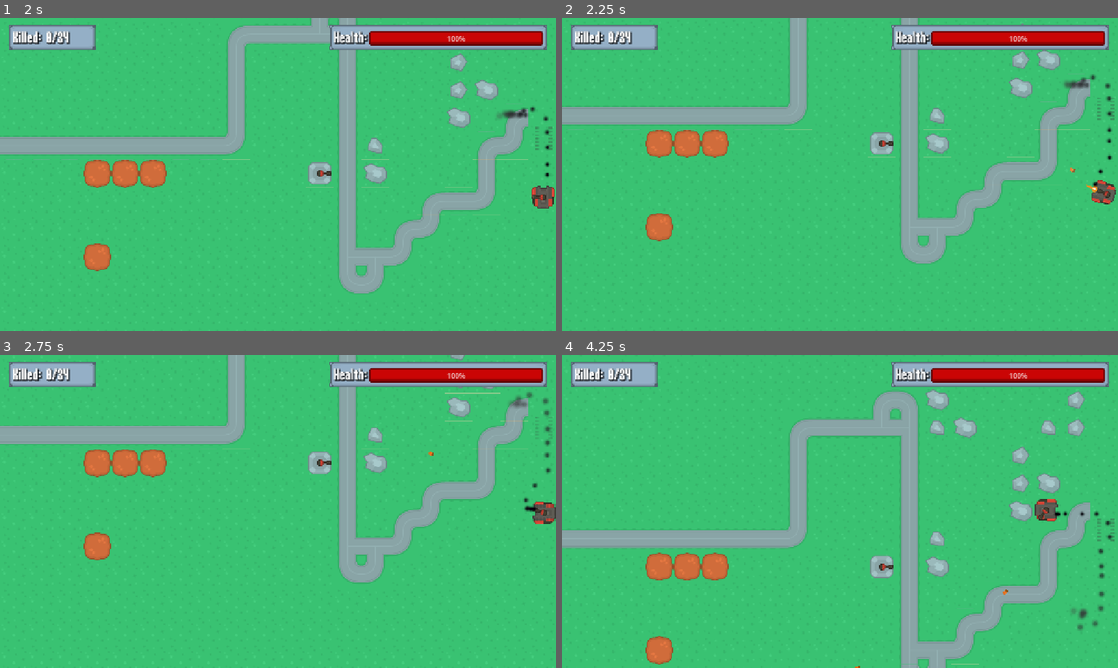
Above: before the commit, frames 1-4 (two rows, left to right).
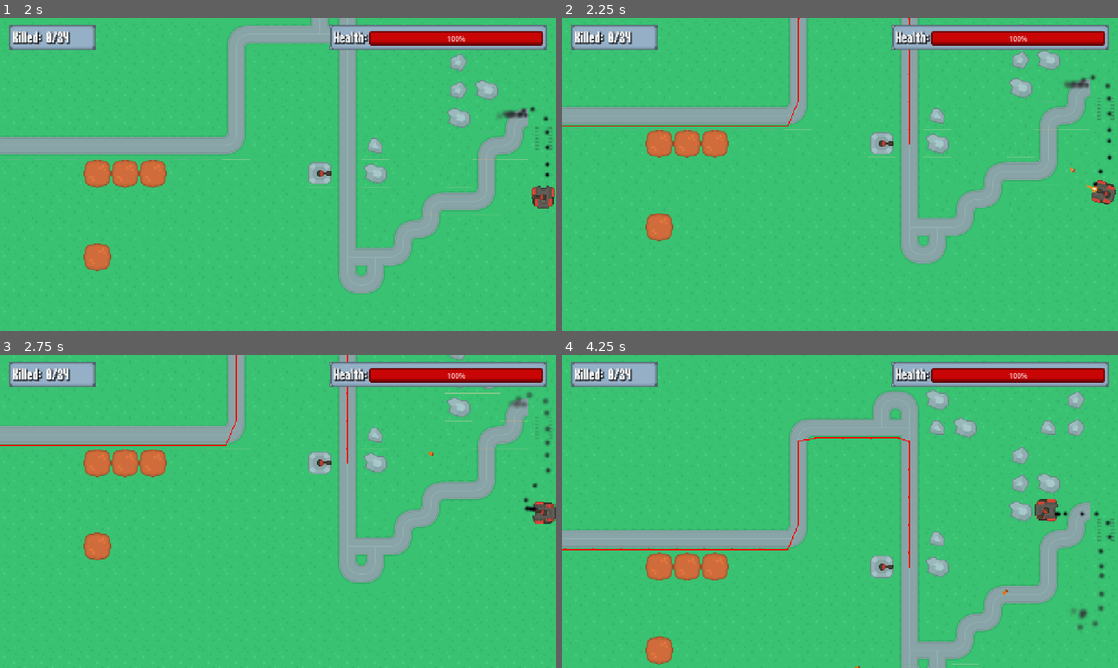
Above: after the commit, the same moments.

Repository: xiemulei/Battle-Tank
Game: Godot game, scene res://Scenes/game/game.tscn
Two runs of this game, one before a commit and one after it. Both use one fixed random seed, a clock stepped at 60 frames per second and the inputs below.
Inputs (mouse positions are in pixels of both pictures, inside the frame that each line leads up to):
- Up to frame 1 (2 s): move the mouse to (400, 158) at 0.52 s; hold D (right) 0.53-1.28 s; click (400, 158) at 0.6 s; move the mouse to (166, 190) at 1.27 s; hold S (down) from 1.28 s (still down); click (166, 190) at 1.35 s
- Up to frame 2 (2.25 s): move the mouse to (895, 105) at 2.02 s; release S (down) at 2.03 s; hold D (right) from 2.03 s (still down); click (895, 105) at 2.1 s
- Up to frame 3 (2.75 s): keep holding D (right)
- Up to frame 4 (4.25 s): move the mouse to (812, 574) at 2.77 s; release D (right) at 2.78 s; hold W (up) 2.78-3.53 s; click (812, 574) at 2.85 s; move the mouse to (1006, 558) at 3.52 s; hold A (left) from 3.53 s (still down); click (1006, 558) at 3.6 s

Frame 1 is identical in both runs. In frame 2, 0.3% of the frame differs, in the area x 0-63%, y 0-41%; in frame 3, 0.3%; in frame 4, 0.5%, in the area x 0-63%, y 26-68%.

Commit message:
修复生成的敌人在出生点打转的问题

Diff:
--- a/Scenes/enemy/enemy_mis_vehicle.gd
+++ b/Scenes/enemy/enemy_mis_vehicle.gd
@@ -1,7 +1,6 @@
 extends CharacterBody2D
 
 @export var map: Node2D
-@export var points: Node2D
 @export var speed: float = 100
 @onready var weapon_component: Node2D = $MisLaunchComponent
 @onready var hurt_box_component: HurtBoxComponent = $HurtBoxComponent
--- a/Scenes/enemy/enemy_tank.gd
+++ b/Scenes/enemy/enemy_tank.gd
@@ -2,7 +2,6 @@
 extends CharacterBody2D
 
 @export var map: Node2D
-@export var points: Node2D
 @export var speed: float = 100
 @onready var weapon_component: WeaponComponent = $WeaponComponent
 @onready var hurt_box_component: HurtBoxComponent = $HurtBoxComponent
--- a/Scenes/game/game.tscn
+++ b/Scenes/game/game.tscn
@@ -6,6 +6,7 @@
 [ext_resource type="PackedScene" uid="uid://4sx5g46guks0" path="res://Scenes/manager/enemy_manager.tscn" id="5_7trcl"]
 [ext_resource type="PackedScene" uid="uid://c8jqxgrn78b52" path="res://Scenes/enemy/enemy_mis_vehicle.tscn" id="5_d0b77"]
 [ext_resource type="PackedScene" uid="uid://dhpo25h4obi2p" path="res://Scenes/manager/vfx_manager.tscn" id="5_i6g32"]
+[ext_resource type="PackedScene" uid="uid://did6lx4n3irxo" path="res://Scenes/enemy/enemy_tank.tscn" id="5_nds08"]
 [ext_resource type="PackedScene" uid="uid://c1klh4udsby6r" path="res://Scenes/manager/pickup_manager.tscn" id="6_nds08"]
 [ext_resource type="PackedScene" uid="uid://bqdjnt3wu4ua7" path="res://Scenes/enemy/enemy_tower.tscn" id="7_nds08"]
 
@@ -35,6 +36,7 @@
 [node name="Enemies" type="Node2D" parent="." unique_id=1022295085]
 
 [node name="EnemyManager" parent="." unique_id=455659908 node_paths=PackedStringArray("map", "enemies_holder") instance=ExtResource("5_7trcl")]
+enemy_tank_scene = ExtResource("5_nds08")
 enemy_mis_scene = ExtResource("5_d0b77")
 enemy_tower_scene = ExtResource("7_nds08")
 map = NodePath("../MapPCG")
--- a/Scenes/game/map_pcg.gd
+++ b/Scenes/game/map_pcg.gd
@@ -139,13 +139,13 @@
 	for i in range(item_num):
 		set_item(tree, 0.5, brown_tree_id, [brown_tree_atlas], false)
 
-func get_patrol_points(patrol_num: int = 5) -> Array[Vector2i]:
-	var patrol_points: Array[Vector2i]
+func get_patrol_points(patrol_num: int = 5) -> Array:
+	var patrol_points: Array
 	var road_cells = road.get_used_cells()
 	for i in range(patrol_num):
 		var pick_point = road_cells.pick_random()
 		road_cells.erase(pick_point)
-		patrol_points.append(pick_point)
+		patrol_points.append(road.map_to_local(pick_point))
 	return patrol_points
 
 func get_tower_points(tower_num: int = 8, max_try: int = 100):
--- a/Scenes/manager/enemy_manager.gd
+++ b/Scenes/manager/enemy_manager.gd
@@ -60,7 +60,7 @@
 
 func spawn_waves():
 	for i in wave_number:
-		await spawn_wave()
+		spawn_wave()
 		await wave_died
 
 func spawn_wave():
--- a/Scenes/manager/enemy_manager.tscn
+++ b/Scenes/manager/enemy_manager.tscn
@@ -1,8 +1,6 @@
 [gd_scene format=3 uid="uid://4sx5g46guks0"]
 
 [ext_resource type="Script" uid="uid://bytx0wt188uhc" path="res://Scenes/manager/enemy_manager.gd" id="1_d1lod"]
-[ext_resource type="PackedScene" uid="uid://did6lx4n3irxo" path="res://Scenes/enemy/enemy_tank.tscn" id="2_drsax"]
 
 [node name="EnemyManager" type="Node" unique_id=455659908]
 script = ExtResource("1_d1lod")
-enemy_tank_scene = ExtResource("2_drsax")
--- a/Scenes/manager/gamemanager.gd
+++ b/Scenes/manager/gamemanager.gd
@@ -13,6 +13,7 @@
 
 func _ready() -> void:
 	score_update.connect(on_score_update)
+	player_killed.connect(on_player_killed)
 
 func set_total_enemy_size(value: int):
 	total_enemy_size = value
@@ -21,6 +22,9 @@
 	score += 1
 	update_score_ui.emit(score, total_enemy_size)
 
+func on_player_killed():
+	pass
+
 func restart():
 	score = 0
 	get_tree().reload_current_scene()
